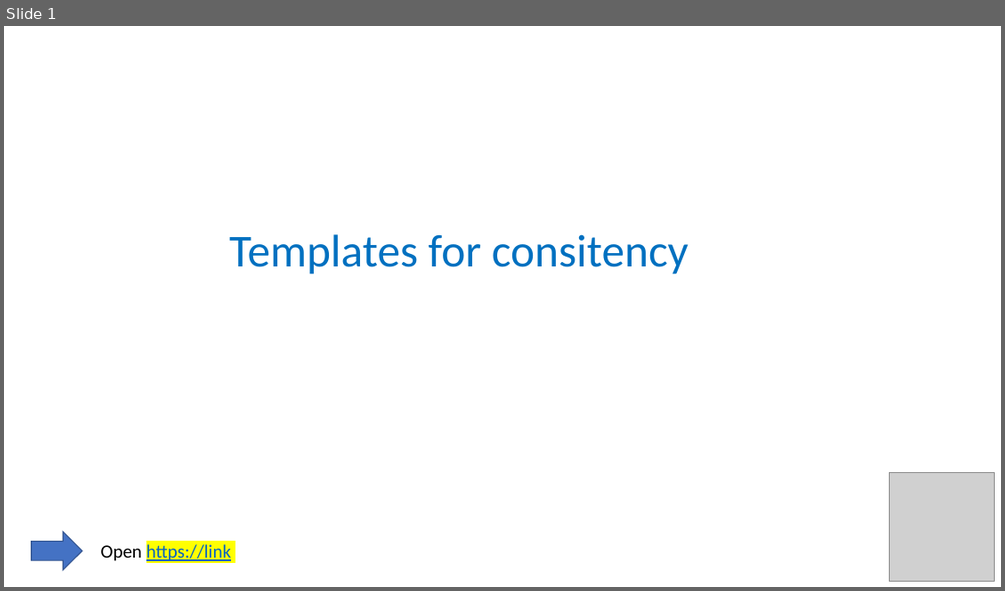
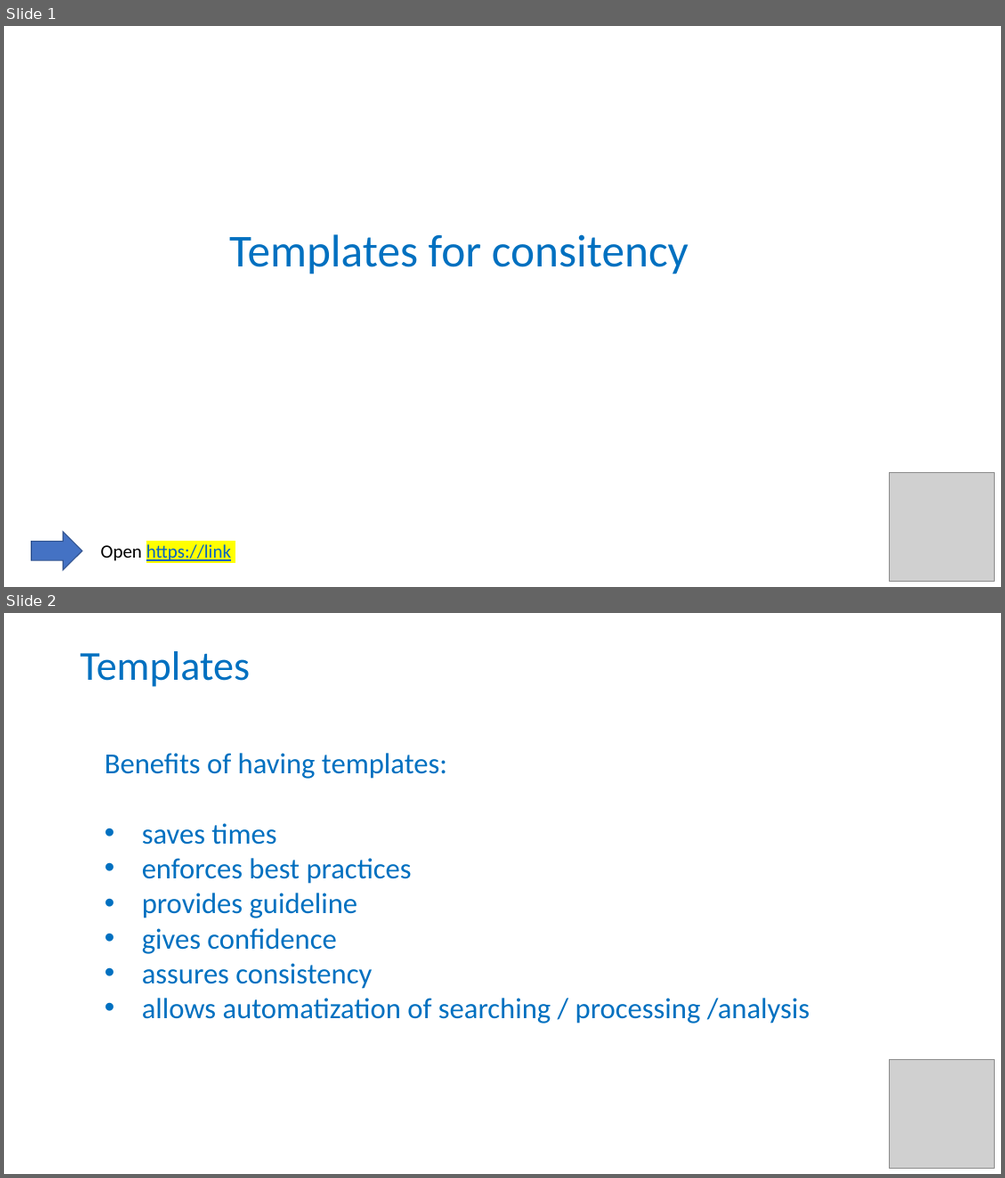
Before and after one commit to tobyhodges/solid-waddle, a slide deck: instructors/12-Templates.pptx. Shown one above the other, each under a label of ours: slide 1 before the commit, slides 1 and 2 after it. The pictures are 1005x591 and 1005x1178 pixels, drawn with LibreOffice and Linux fonts; fonts in the diff are those of the drawing; grey boxes stand for pictures. Boxes give left, top, right and bottom in pixels: in the first picture for what was removed or moved away, otherwise in the second. Text is boxed around its words. In the diff, an @@ line names an element or a change of style, - is before the commit and + after.

```diff
--- a/instructors/12-Templates.pptx
+++ b/instructors/12-Templates.pptx
@@ slide 2 added at <box>4,613,1001,1174</box>, background #FFFFFF @@
@@ title added at <box>80,651,250,687</box>, 39.6 pt, text #0070C0 @@
+Templates
@@ text added at <box>105,753,809,1023</box>, 28 pt, text #0070C0 @@
+Benefits of having templates:
+• saves times
+• enforces best practices
+• provides guideline
+• gives confidence
+• assures consistency
+• allows automatization of searching / processing /analysis
@@ picture added at <box>889,1060,994,1167</box> @@
```
Also in this commit, not shown: 6 other slides added, 1 slide removed, 2 other files.
